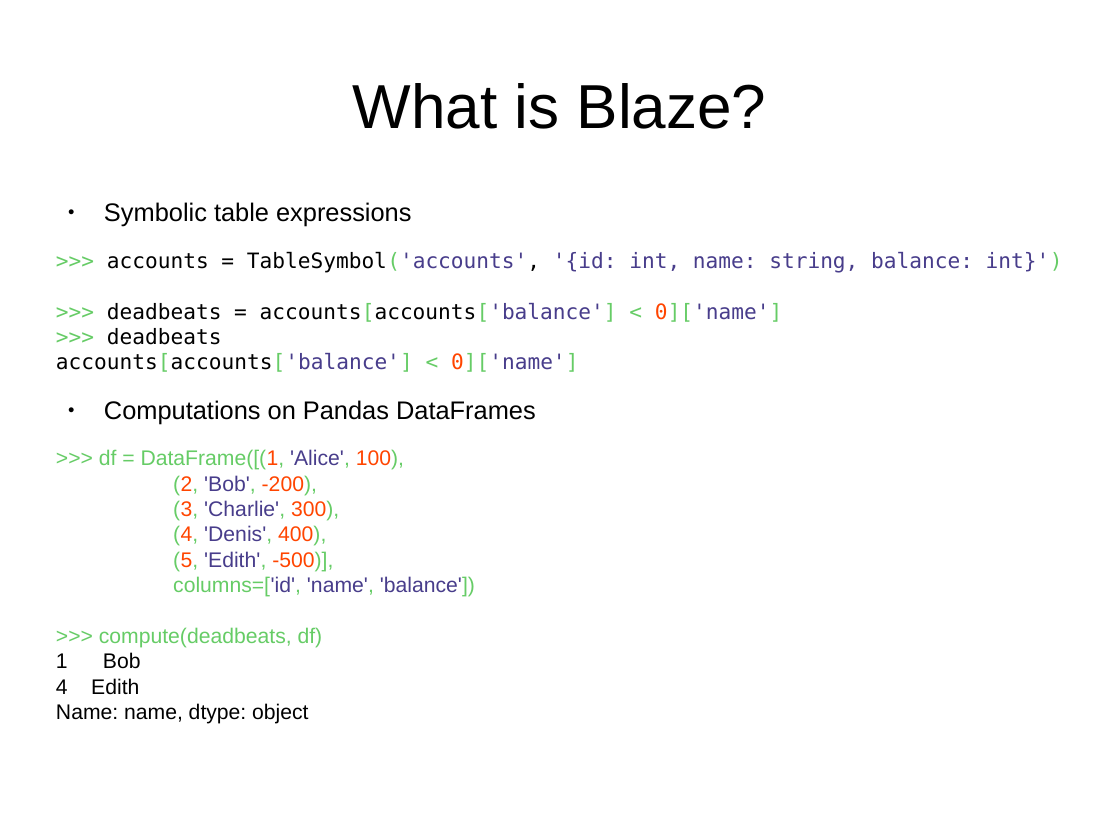
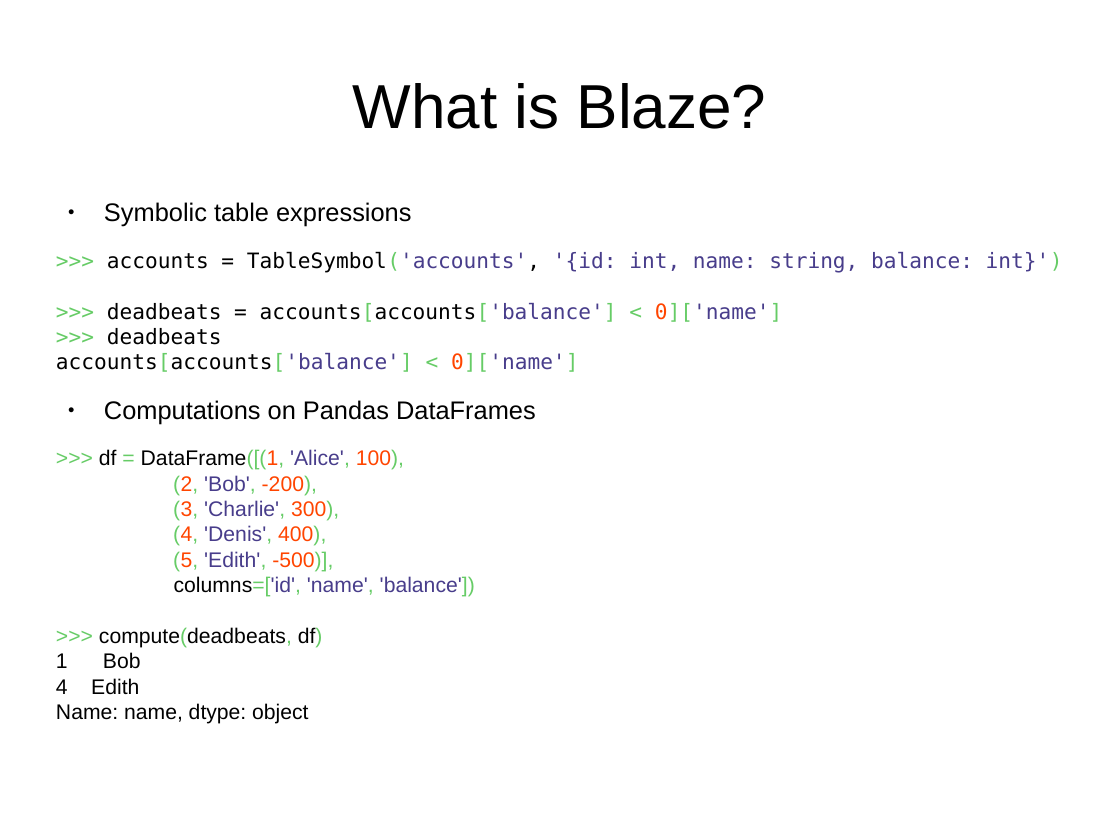
Before and after one commit to mrocklin/blaze-scipy-2014, a slide deck: slide 14 of SciPy2014Blaze.odp. Drawn at 1120x840 pixels with LibreOffice and Linux fonts; fonts in the diff are those of the drawing; background and template pictures are left out. Boxes give left, top, right and bottom in pixels: in the first picture for what was removed or moved away, otherwise in the second. Text is boxed around its words. In the diff, an @@ line names an element or a change of style, - is before the commit and + after.

```diff
--- a/SciPy2014Blaze.odp
+++ b/SciPy2014Blaze.odp
@@ text at <box>56,449,475,695</box>: text colour #66CC66 to #000000 in "df DataFrame([(1, columns=['id', compute(deadbeats, df)" @@
```
Also in this commit, not shown: 7 other slides changed, 3 slides added.
